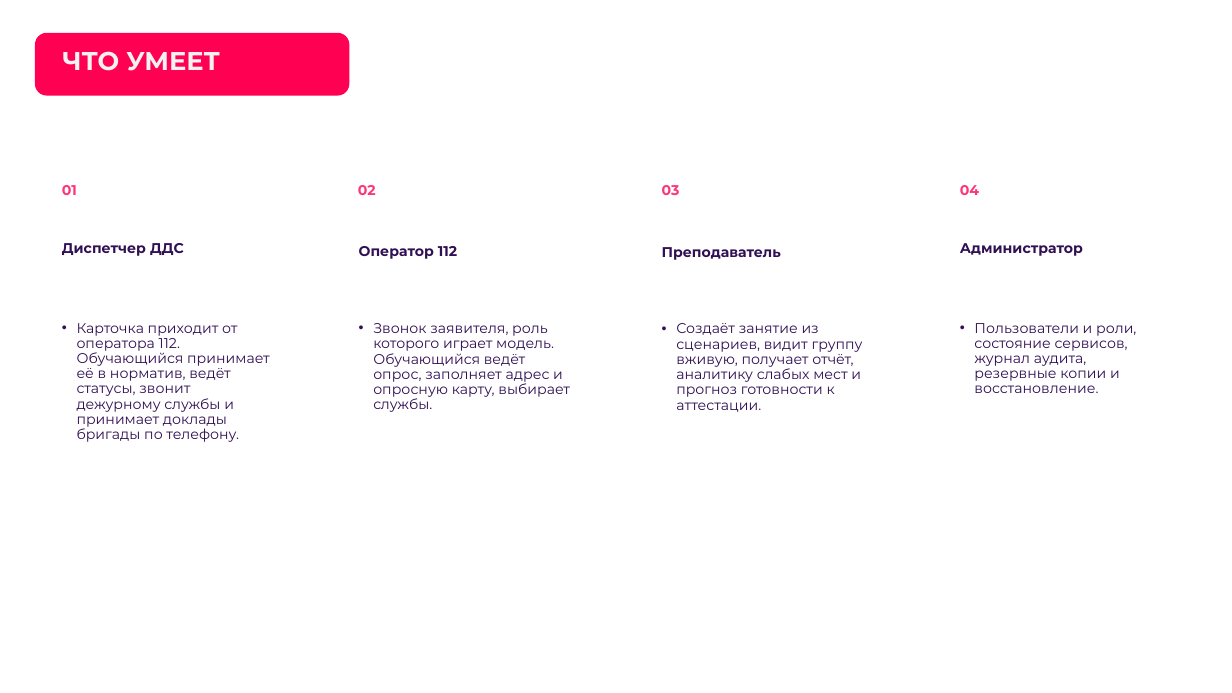
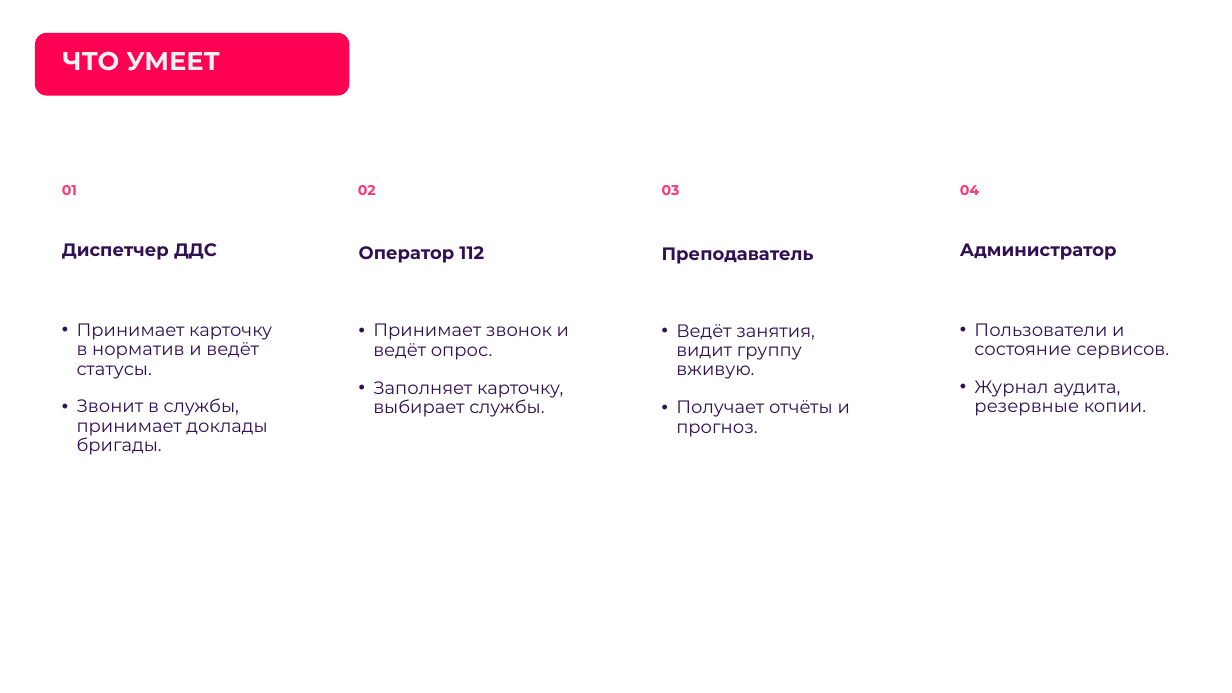
Before and after one commit to Vadik145-beep/lct-112-simulator, a slide deck: slide 7 of docs/presentation/ЛЦТ2026_Ультратех_задача9.pptx. Drawn at 1232x693 pixels with LibreOffice and Linux fonts; fonts in the diff are those of the drawing; background and template pictures are left out. Boxes give left, top, right and bottom in pixels: in the first picture for what was removed or moved away, otherwise in the second. Text is boxed around its words. In the diff, an @@ line names an element or a change of style, - is before the commit and + after.

```diff
--- a/docs/presentation/ЛЦТ2026_Ультратех_задача9.pptx
+++ b/docs/presentation/ЛЦТ2026_Ультратех_задача9.pptx
@@ size 11 to 14 pt; more space between paragraphs in 4 elements at bbox=[62, 243, 217, 260], bbox=[359, 246, 484, 263], bbox=[662, 247, 814, 264], bbox=[960, 243, 1117, 260] @@
@@ text at bbox=[77, 323, 272, 455]: text changed; size 11 to 14 pt @@
-• Карточка приходит от оператора 112. Обучающийся принимает её в норматив, ведёт статусы, звонит дежурному службы и принимает доклады бригады по телефону.
+• Принимает карточку в норматив и ведёт статусы.
+• Звонит в службы, принимает доклады бригады.
@@ text at bbox=[373, 323, 569, 417]: text changed; size 11 to 14 pt @@
-• Звонок заявителя, роль которого играет модель. Обучающийся ведёт опрос, заполняет адрес и опросную карту, выбирает службы.
+• Принимает звонок и ведёт опрос.
+• Заполняет карточку, выбирает службы.
@@ text at bbox=[676, 324, 850, 437]: text changed; size 11 to 14 pt @@
-• Создаёт занятие из сценариев, видит группу вживую, получает отчёт, аналитику слабых мест и прогноз готовности к аттестации.
+• Ведёт занятия, видит группу вживую.
+• Получает отчёты и прогноз.
@@ text at bbox=[974, 323, 1169, 416]: text changed; size 11 to 14 pt @@
-• Пользователи и роли, состояние сервисов, журнал аудита, резервные копии и восстановление.
+• Пользователи и состояние сервисов.
+• Журнал аудита, резервные копии.
```
Also in this commit, not shown: 9 other slides changed, 1 other file.
